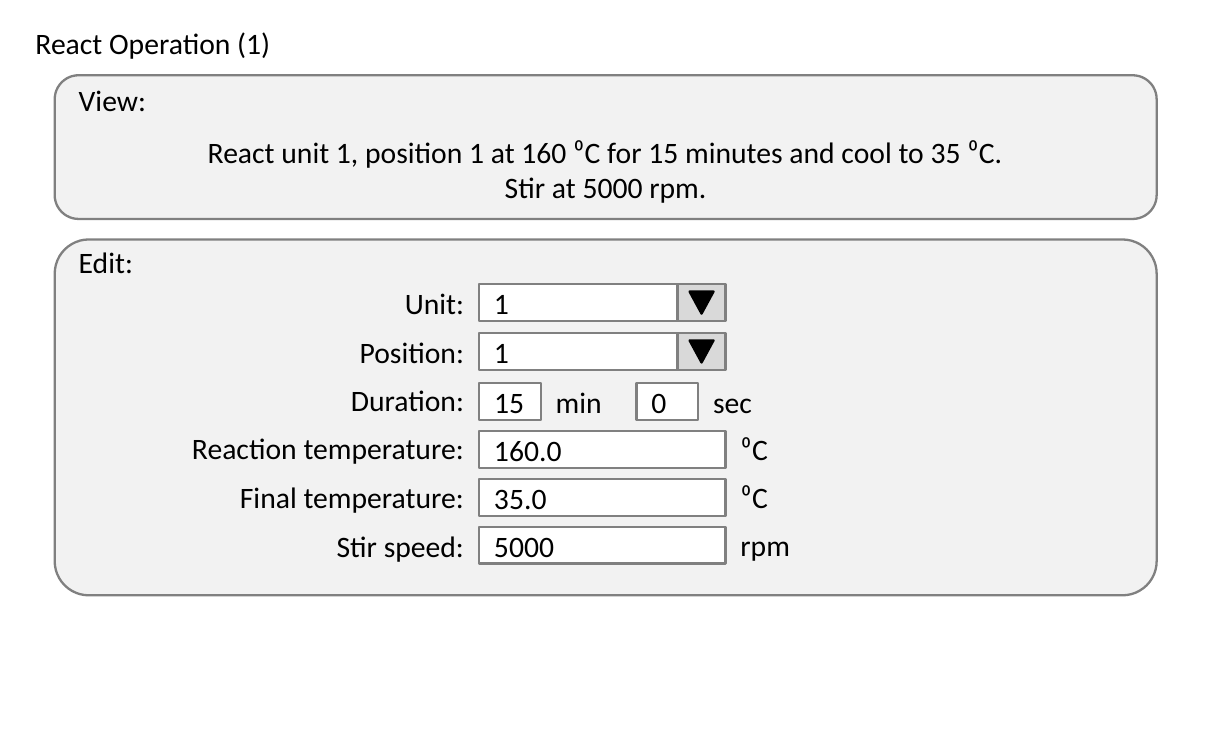
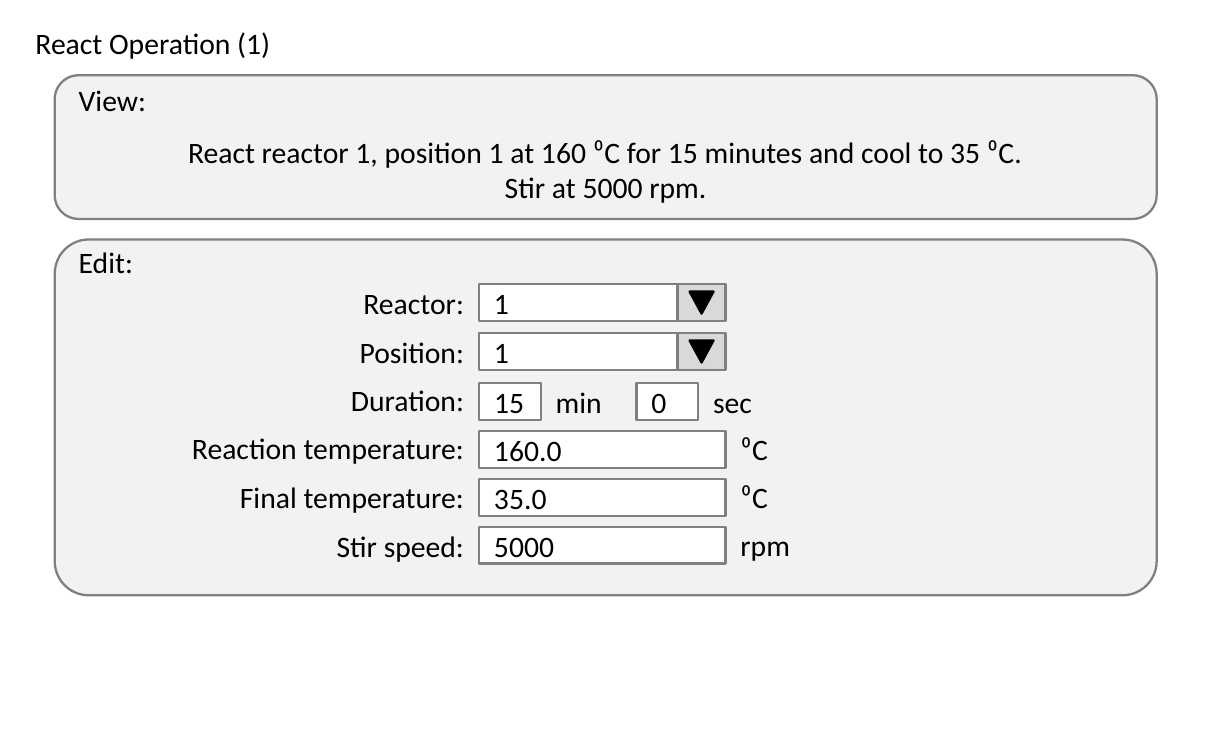
Before and after one commit to michaelvandam/elixys, a slide deck: slide 39 of doc/ElixysUserInterfaceWireframes.pptx. Drawn at 1232x739 pixels with LibreOffice and Linux fonts; fonts in the diff are those of the drawing. Boxes give left, top, right and bottom in pixels: in the first picture for what was removed or moved away, otherwise in the second. Text is boxed around its words. In the diff, an @@ line names an element or a change of style, - is before the commit and + after.

```diff
--- a/doc/ElixysUserInterfaceWireframes.pptx
+++ b/doc/ElixysUserInterfaceWireframes.pptx
@@ text at box(188, 140, 1022, 168): text changed @@
-React unit 1, position 1 at 160 ⁰C for 15 minutes and cool to 35 ⁰C.
+React reactor 1, position 1 at 160 ⁰C for 15 minutes and cool to 35 ⁰C.
@@ text at box(363, 295, 464, 315): text changed @@
-Unit:
+Reactor:
```
Also in this commit, not shown: 11 other slides changed, 1 other file.
